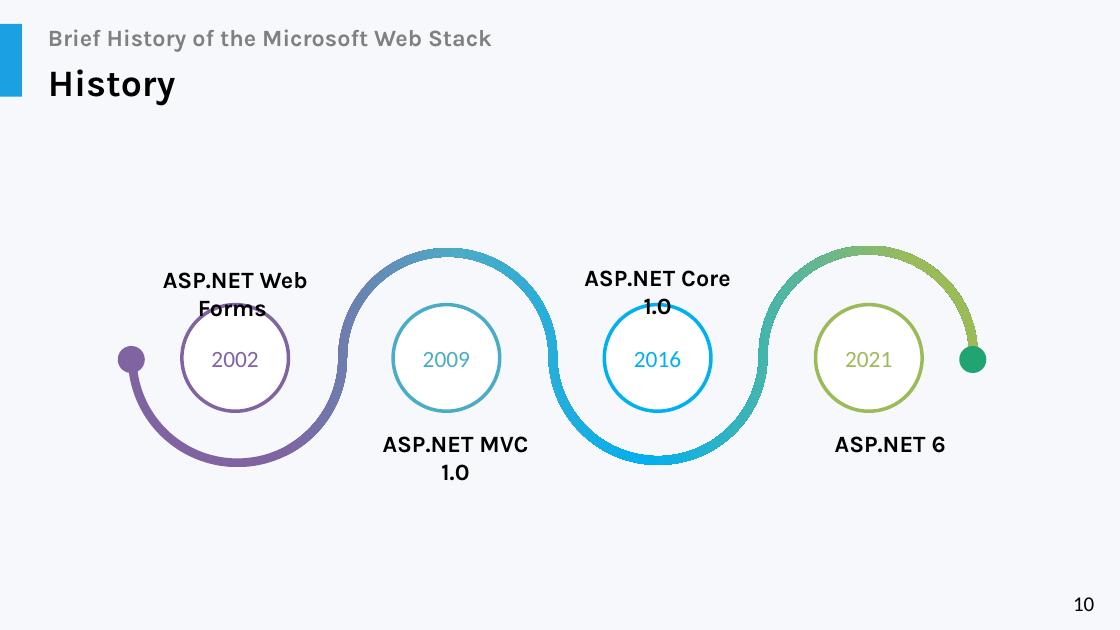
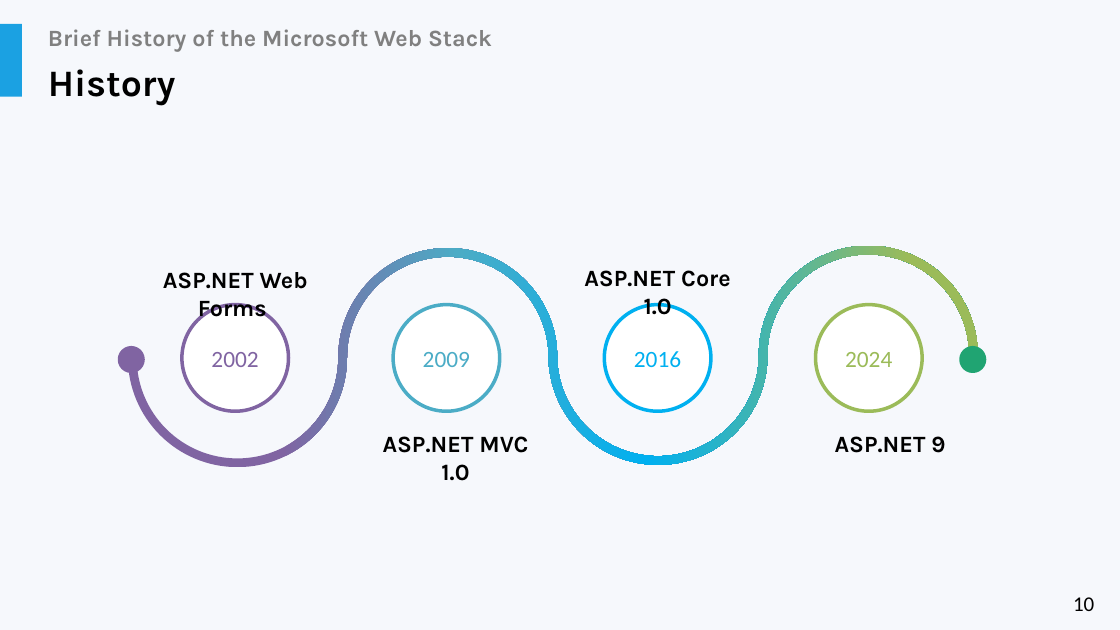
Before and after one commit to liviucotfas/ase-web-and-cloud-applications-security, a slide deck: slide 10 of Presentation ASPNET - Part I.pptx. Drawn at 1120x630 pixels with LibreOffice and Linux fonts; fonts in the diff are those of the drawing. Boxes give left, top, right and bottom in pixels: in the first picture for what was removed or moved away, otherwise in the second. Text is boxed around its words. In the diff, an @@ line names an element or a change of style, - is before the commit and + after.

```diff
--- a/Presentation ASPNET - Part I.pptx
+++ b/Presentation ASPNET - Part I.pptx
@@ text in ellipse at <box>845,352,892,367</box>: text changed @@
-2021
+2024
@@ text at <box>835,436,945,453</box>: text changed @@
-ASP.NET 6
+ASP.NET 9
```
